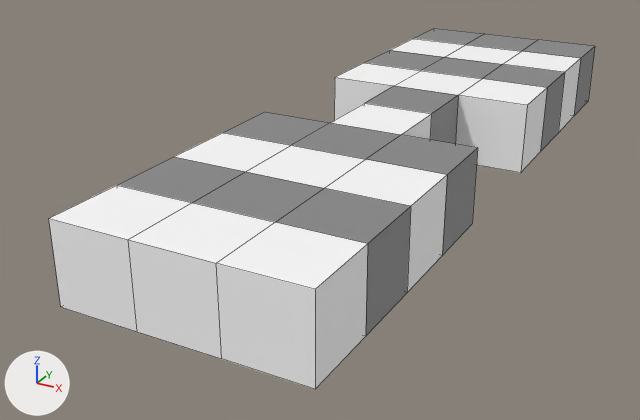
An edit to the FBX model Assets/Art Crowd/Location/Track/Track_Hole_LR.fbx, drawn before and after from the same camera.
Both versions are drawn from a 50 mm lens placed at (14.1, -47.1, 10.8), pointed at (-2.2, -17.5, -4.0). The lights are fixed; the arrows at lower left show +X, +Y and +Z. Mesh edges are drawn as thin lines. Where no turn or scale is listed for an object, it has been applied to the vertices.

In view in the first picture: 'Track_Hole_LR'.
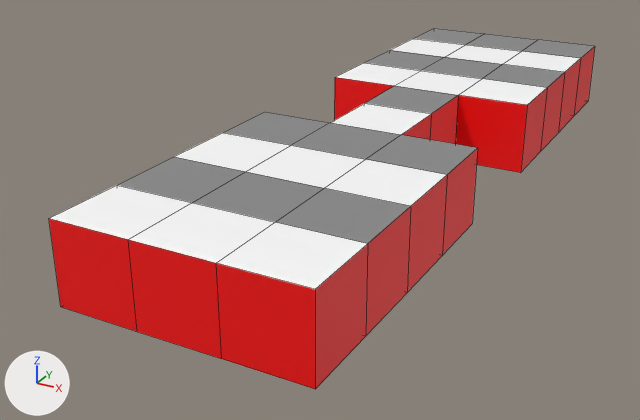
Where the newer file only moved an object's origin or applied its transform, the numbers keep the older frame.

Boxes [x1, y1, x2, y2] around the edits, measured in the pictures (640 x 420 px):
part 1 of me_scene_003, recoloured (grey to red): [334, 58, 581, 173] in both
part 2 of me_scene_003, recoloured (grey to red): [49, 175, 447, 389] in both
part 3 of me_scene_003, recoloured (grey to red): [574, 46, 595, 116] in both
part 4 of me_scene_003, recoloured (grey to red): [442, 148, 478, 255] in both
part 5 of me_scene_003, recoloured (grey to red): [430, 72, 565, 152] in both
part 6 of me_scene_003, recoloured (grey to red): [366, 206, 411, 335] in both

What the commit changed:
Material 'Base_Side' (mat_base_side) is new.
Its base color is (1.0, 0.000456, 0.000456) (red #ff0202).
me_scene_003 has 84 vertices, 82 faces and spans x -4.5..4.5, y -30.0..0.0, z -3.0..0.0.
me_scene_003 is used by ob_track_hole_lr; location (0.0, 0.0, 0.0).
me_scene_003 part 1: 8 of the faces centred in x -4.5..4.5, y -16.5..-4.5, z -1.5 switch from mat_base_white (white #ffffff) to mat_base_side (red #ff0202).
me_scene_003 part 2: 7 of the faces centred in x -4.5..4.5, y -30.0..-22.5, z -1.5 switch from mat_base_white (white #ffffff) to mat_base_side (red #ff0202).
me_scene_003 part 3: 5 of the faces centred in x -4.5..4.5, y -1.5..0.0, z -1.5 switch from mat_base_grey (grey #898989) to mat_base_side (red #ff0202).
me_scene_003 part 4: 4 of the faces centred in x -4.5..4.5, y -19.5..-18.0, z -1.5 switch from mat_base_grey (grey #898989) to mat_base_side (red #ff0202).
me_scene_003 part 5: 4 of the faces centred in x -4.5..4.5, y -13.5..-7.5, z -1.5 switch from mat_base_grey (grey #898989) to mat_base_side (red #ff0202).
me_scene_003 part 6: 1 of the faces centred in x 4.5, y -25.5, z -1.5 switch from mat_base_grey (grey #898989) to mat_base_side (red #ff0202).
